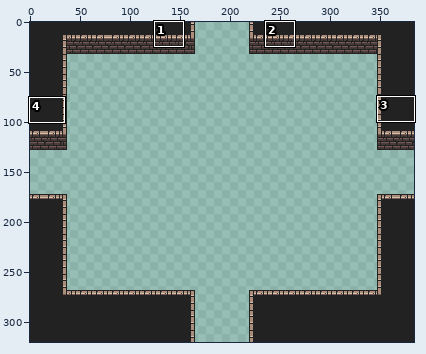
Sprite sheet, stored at assets/maps/room_middle_foreground.png. Above: a wide view before the commit, with the close-up outlined.
Close-up. Earlier state:
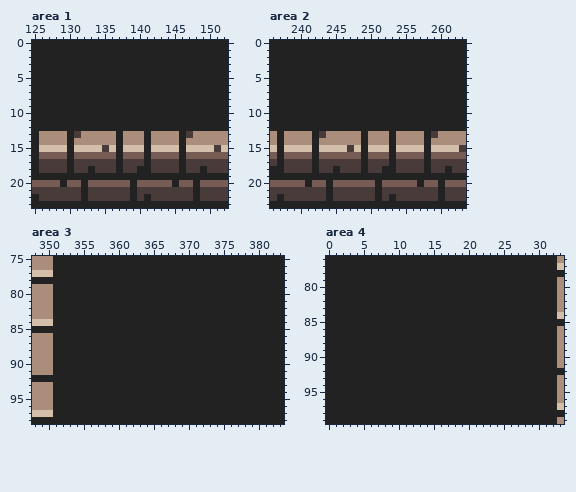
The file is 384x320 pixels. Shown: area 1: x 125..152, y 0..23; area 2: x 236..263, y 0..23; area 3: x 348..383, y 75..98; area 4: x 0..33, y 76..99. The commit also changed other parts of the picture, which this record leaves out.
Now the later version:
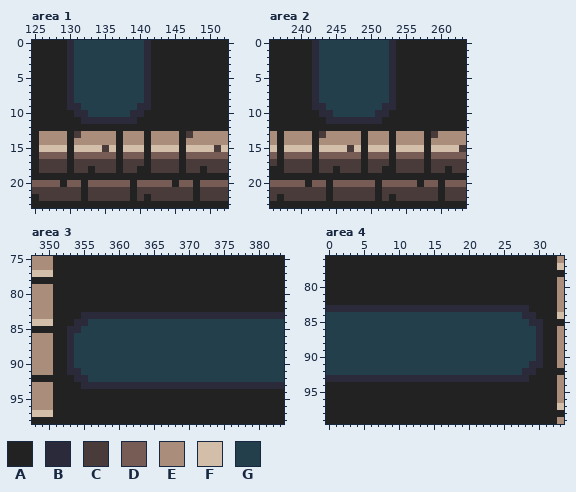
Palette (. is transparent): A #222222  B #2a2a3a  C #483b3a  D #775c55  E #aa8d7a  F #d3bfa9  G #243f4c
What changed:
Area 1:
Colour B replaces colour A in rows 0 to 8 at x 130 and 141; in row 9 at x 130 to 131 and 140 to 141; in row 10 at x 131 to 132 and 139 to 140; in row 11 at x 132 to 139.
Colour G replaces colour A in rows 0 to 8 at x 131 to 140; in row 9 at x 132 to 139; in row 10 at x 133 to 138.
Area 2:
Colour B replaces colour A in rows 0 to 8 at x 242 and 253; in row 9 at x 242 to 243 and 252 to 253; in row 10 at x 243 to 244 and 251 to 252; in row 11 at x 244 to 251.
Colour G replaces colour A in rows 0 to 8 at x 243 to 252; in row 9 at x 244 to 251; in row 10 at x 245 to 250.
Area 3:
Colour B replaces colour A in row 83 at x 355 to 383; in row 84 at x 354 to 355; in row 85 at x 353 to 354; in rows 86 to 90 at x 353; in row 91 at x 353 to 354; in row 92 at x 354 to 355.
Colour B replaces colour A in row 93 at x 355 to 383.
Colour G replaces colour A in row 84 at x 356 to 383; in row 85 at x 355 to 383; in rows 86 to 90 at x 354 to 383; in row 91 at x 355 to 383; in row 92 at x 356 to 383.
Area 4:
Colour B replaces colour A in row 83 at x 0 to 28; in row 84 at x 28 to 29; in row 85 at x 29 to 30; in rows 86 to 90 at x 30; in row 91 at x 29 to 30; in row 92 at x 28 to 29.
Colour B replaces colour A in row 93 at x 0 to 28.
Colour G replaces colour A in row 84 at x 0 to 27; in row 85 at x 0 to 28; in rows 86 to 90 at x 0 to 29; in row 91 at x 0 to 28; in row 92 at x 0 to 27.
Where, in picture pixels (left, top, right, bottom), the same in both close-ups:
changed: (67, 40, 151, 124)
changed: (312, 40, 396, 124)
changed: (67, 312, 284, 389)
changed: (326, 305, 543, 382)
